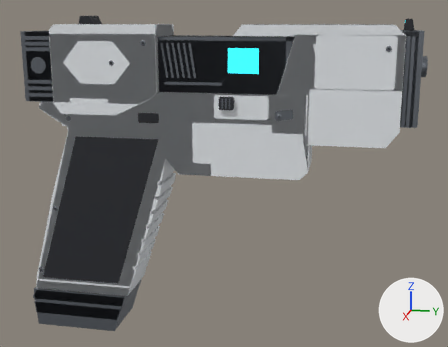
The glTF model assets/models/replicas/cyber.glb as it was, and as the next commit left it.
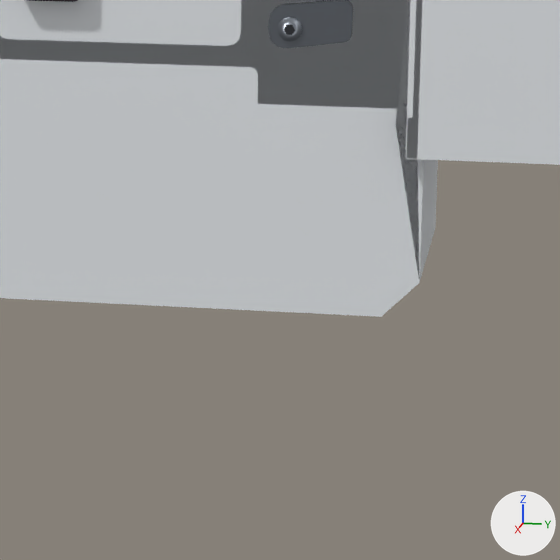
There are two pictures of each version: one whole from a camera (50 mm lens) standing at (0.3519, 0.0739, 0.0388) and looking at (-0.0021, 0.0031, -0.0497), one close up on the part from 48% to 76% of the width and 32% to 68% of the height. Arrows for +X, +Y and +Z are at lower right; the lights stay in place. The first two pictures are the older version. Vertices at exactly the same position are counted once.

Objects in the first close-up: 'Body', 'Figure' and 1 more.
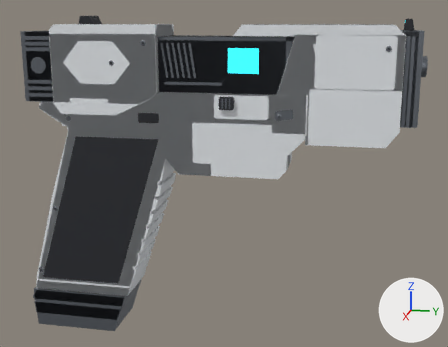
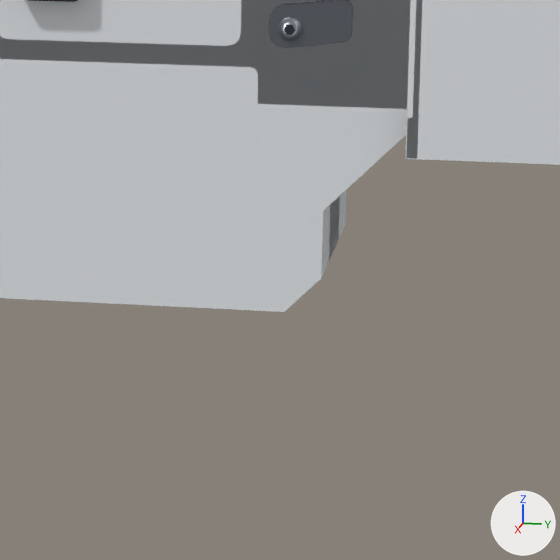
Patch to the scene script:
```diff
--- a/assets/models/replicas/cyber.glb.py
+++ b/assets/models/replicas/cyber.glb.py
@@ me_figure @@
 me_figure.from_pydata(...)  # 144 vertices, 240 faces; spans x -0.019..0.019, y -0.116..0.114, z -0.15..0.037
 # used by ob_figure; location = (0.0, 0.0, 0.0)
+# me_figure part 1: all 2 vertices in x -0.016..0.016, y 0.054, z -0.014 are moved by (0.0, -0.012, -0.02)
+# me_figure part 2: all 4 vertices in x -0.016..0.016, y 0.049..0.054, z -0.047..-0.043 are moved by (0.0, -0.012, 0.0)
+# me_figure part 3: all 2 vertices in x -0.016..0.016, y 0.051, z -0.023 are moved by (0.0, 0.001, -0.001)
 me_figure.materials.append(mat_cyberslab)
```

Boxes (x1, y1, x2, y2) around the edits, measured in the close-ups (560 x 560 px; the box of a moved part takes in the faces that stretch with it):
'Figure', reshaped
    before: (0, 0, 560, 317)
    after: (0, 0, 560, 312)
part 1 of me_figure, moved or reshaped
    before: (419, 160, 438, 283)
    after: (0, 168, 346, 312)
part 2 of me_figure, moved or reshaped
    before: (282, 42, 419, 317)
    after: (0, 242, 282, 312)
part 3 of me_figure, moved or reshaped
    before: (396, 1, 424, 282)
    after: (323, 55, 409, 211)
